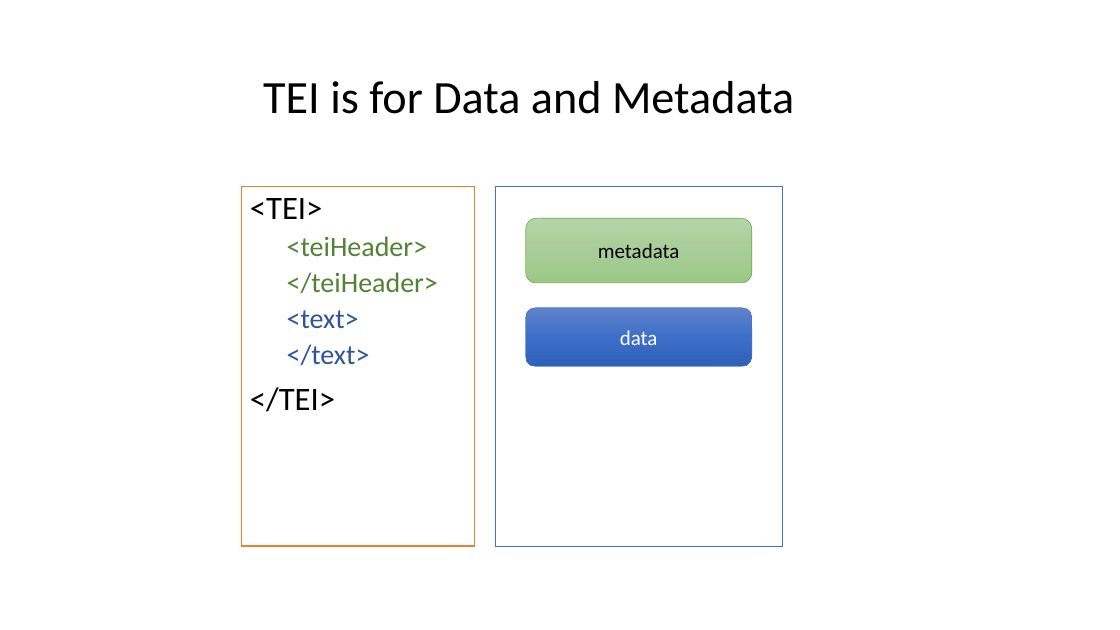
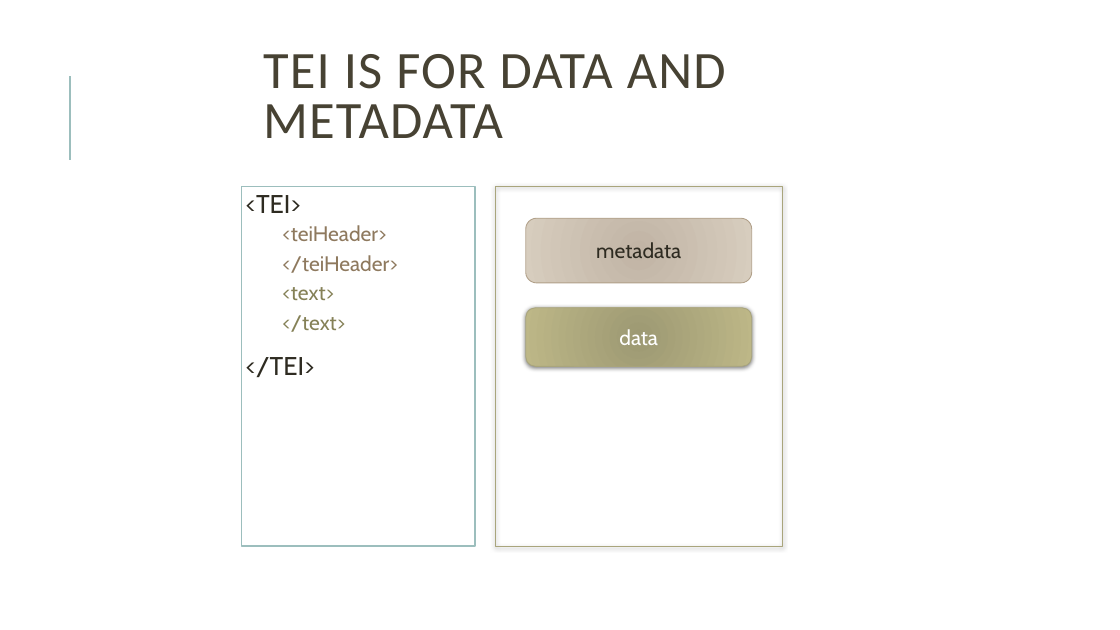
Before and after one commit to joeytakeda/teiworkshop, a slide deck: slide 105 of sept20/TEIWorkshop_1.pptx (slide 29 before the commit). Drawn at 1120x630 pixels with LibreOffice and Linux fonts; fonts in the diff are those of the drawing. Boxes give left, top, right and bottom in pixels: in the first picture for what was removed or moved away, otherwise in the second. Text is boxed around its words. In the diff, an @@ line names an element or a change of style, - is before the commit and + after.

```diff
--- a/sept20/TEIWorkshop_1.pptx
+++ b/sept20/TEIWorkshop_1.pptx
@@ title at bbox=[263, 54, 726, 138]: text changed; size 39.6 to 45 pt; text colour #000000 to #474233 @@
-TEI is for Data and Metadata
+TEI IS FOR DATA AND METADATA
@@ line added from (70, 160) to (70, 76), #9CBEBD 1.5 pt @@
@@ text "<TEI>" at bbox=[242, 187, 476, 546]: size 28 to 22 pt, text colour #000000 to #2E2B21 in "<TEI>", "</TEI>"; font Calibri to Cabin; size 24 to 18 pt in "<teiHeader>", "</teiHeader>", "<text>", "</text>"; text colour #548235 to #8E795E in "<teiHeader>", "</teiHeader>"; text colour #2F5597 to #858157 in "<text>", "</text>"; more space between paragraphs; outline #ED7D31 1 pt to #9CBEBD 1.25 pt @@
@@ rectangle at bbox=[496, 187, 782, 546]: outline #4472C4 0.5 pt to #A9A57C 0.75 pt; shadow on @@
@@ rounded rectangle "metadata" at bbox=[526, 218, 752, 283]: font Calibri to Cabin, text colour #000000 to #2E2B21; fill gradient #B5D5A7 to #AACE9A to #9CC987 to gradient #C1B5A5 to #D8CCBE; outline #70AD47 0.5 pt to #B1A089 0.75 pt @@
@@ rounded rectangle "data" at bbox=[526, 308, 752, 366]: font Calibri to Cabin; fill gradient #6183CB to #3E70CA to #3062BB to gradient #9D9A74 to #BDB888; outline #4472C4 0.5 pt to #A9A57C 0.75 pt; shadow on @@
```
Also in this commit, not shown: 29 other slides changed, 89 slides added, 9 slides removed, 1 other file.
